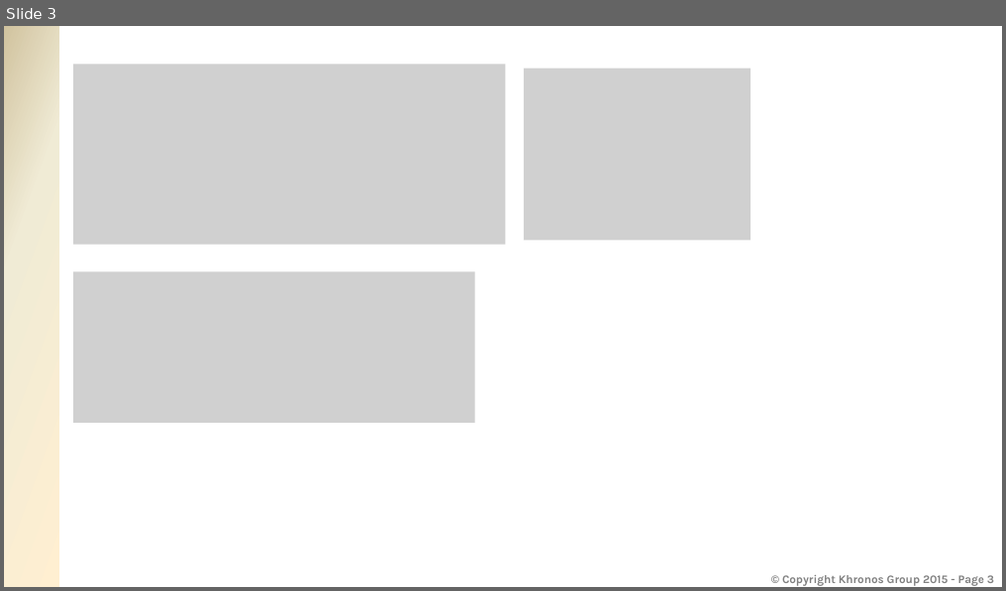
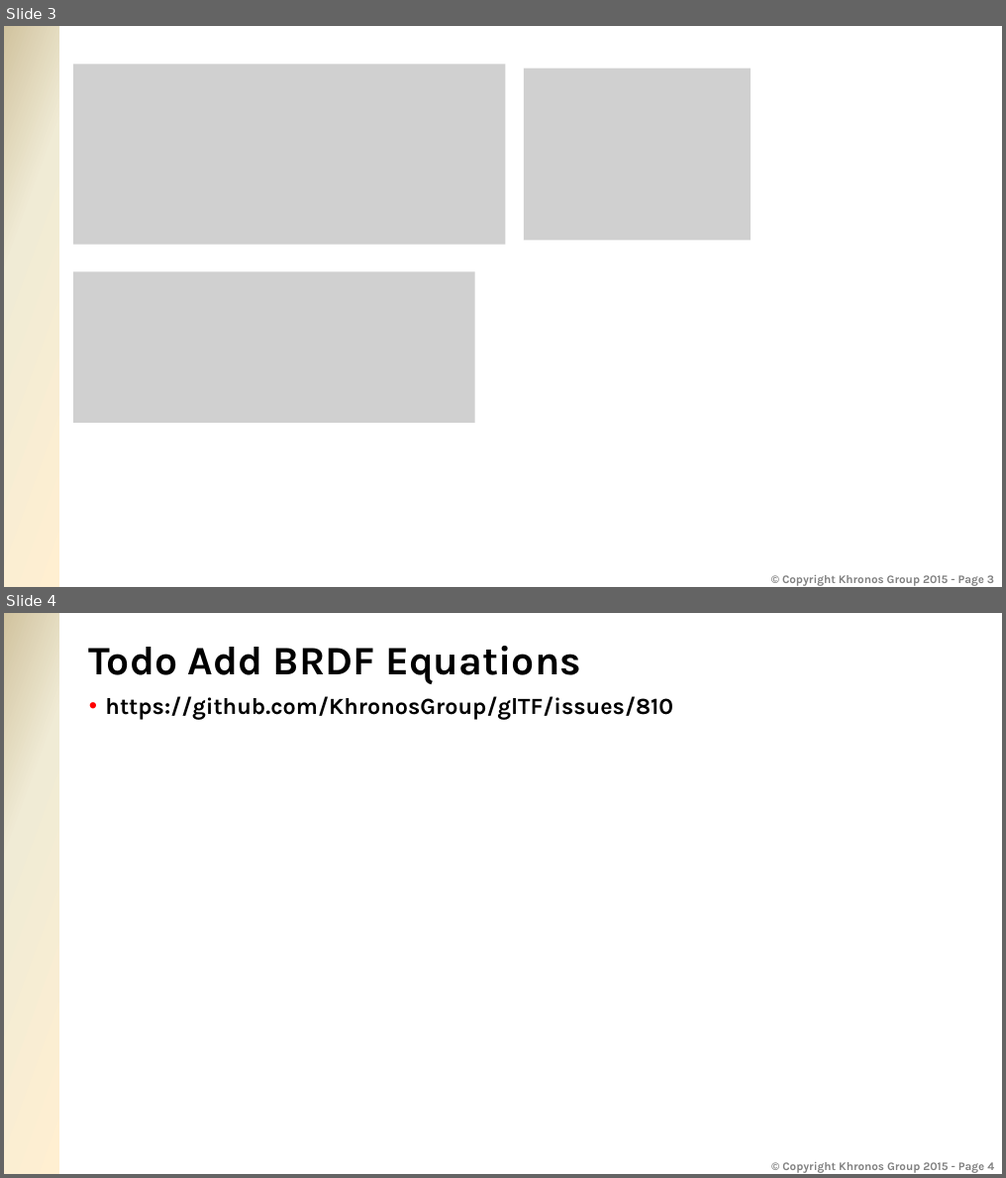
Before and after one commit to KhronosGroup/glTF, a slide deck: specification/2.0/figures/pptx/figures.pptx. Shown one above the other, each under a label of ours: slide 3 before the commit, slides 3 and 4 after it. The pictures are 1006x591 and 1006x1178 pixels, drawn with LibreOffice and Linux fonts; fonts in the diff are those of the drawing; grey boxes stand for pictures; background and template pictures are left out. Boxes give left, top, right and bottom in pixels: in the first picture for what was removed or moved away, otherwise in the second. Text is boxed around its words. In the diff, an @@ line names an element or a change of style, - is before the commit and + after.

```diff
--- a/specification/2.0/figures/pptx/figures.pptx
+++ b/specification/2.0/figures/pptx/figures.pptx
@@ slide 4 added at box(4, 613, 1002, 1174), background #FFFFFF; not listed: 2 template elements that a slide beside it also shows @@
@@ title added at box(89, 646, 581, 684), 35 pt, text #000000, bold @@
+Todo Add BRDF Equations
@@ text added at box(105, 696, 673, 720), 20 pt, text #000000, bold @@
+• https://github.com/KhronosGroup/glTF/issues/810
```
Also in this commit, not shown: 2 slides changed, 5 other files.
